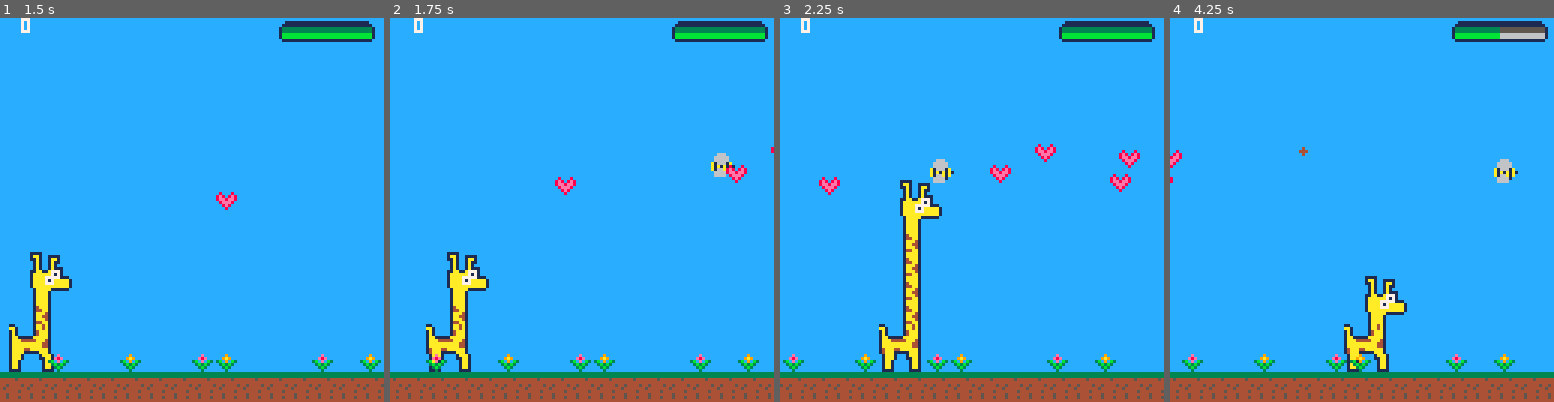
Above: before the commit, frames 1-4 (left to right).
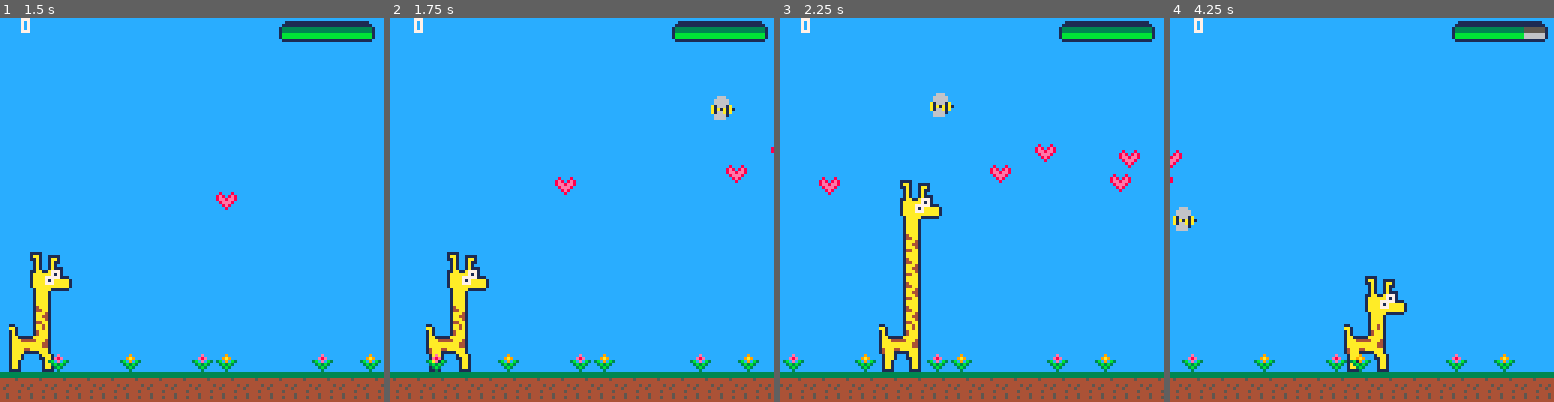
Above: after the commit, the same moments.

Repository: hanakamer/giraffe-pico8
Game: PICO-8 cartridge gir.p8
Two runs of this game, one before a commit and one after it. Both use one fixed random seed, a clock stepped at 60 frames per second and the inputs below.
Inputs:
- Up to frame 1 (1.5 s): tap X (X key) at 0.33, 1.07 s
- Up to frame 2 (1.75 s): hold Right from 1.6 s (still down)
- Up to frame 3 (2.25 s): tap X (X key) at 1.85 s; release Right at 2.1 s; hold Up from 2.15 s (still down)
- Up to frame 4 (4.25 s): release Up at 2.42 s; hold Right 2.47-3.03 s; tap X (X key) at 2.97, 4.08 s; hold Left 3.08-3.58 s; hold Down 3.63-3.97 s; hold Right from 4.02 s (still down)

Frame 1 is identical in both runs. In frame 2, 0.5% of the frame differs, in the area x 83-90%, y 20-42%; in frame 3, 0.5%; in frame 4, 0.8%, in the area x 0-93%, y 2-56%.

Commit message:
bee update

Diff:
--- a/gir.p8
+++ b/gir.p8
@@ -483,10 +483,14 @@
 	end
 
 end
-
+function randomize_y(a)
+	local y =cos(t/5)*8+cos(t/125)*8+a+40
+	return y
+end
 
 function _init()
 	t=0
+	rndom_y = 0
 	cam_x = 0
 	cam_y = 0
 	bg_color = 12
@@ -526,8 +530,7 @@
 			sp = 22,
 			x = flr(rnd(150))+ 150,
 			y =1,
-			edit = flr(rnd(20))+40,
-			hornet = rnd(1)<=0.3
+			edit = 70
 		})
 
 		add(health,{
@@ -544,7 +547,8 @@
 			sp = 6,
 			x = flr(rnd(150))+ 150,
 			y =1,
-			edit = flr(rnd(20))+40
+			edit = flr(rnd(20))+40,
+			edited =10
 		})
 	end
 
@@ -638,28 +641,26 @@
 
 	for bee in all(bees) do
 		bee.x = bee.x-3
-		if bee.hornet == true then
-			bee.y = cos(t/25)*7+cos(t/125)*4.6+cos(t/8)*7+bee.edit
-			print("hornet",bee.x,bee.y-10,8)
-		else
-			bee.y = cos(t/rnd(100))*rnd(8)+bee.edit
-		end
+		bee.y = randomize_y(rndom_y)
 		bee.box ={x1=0+bee.x,y1=0+bee.y,x2=8+bee.x,y2=8+bee.y}
 		if col(head.box,bee.box) then
 			sfx(1)
+			rndom_y = rnd(40)
 			make_explosion_ps(bee.x,bee.y)
 			bee.x = flr(rnd(50))+150
-			bee.y = cos(t/rnd(100))*rnd(8)+bee.edit
-			bee.hornet = rnd(1)<=0.3
+			bee.edited = rnd(bee.edit)
+			bee.y = randomize_y(rndom_y)
+
 			if life>0 then
 				life -=1
 			else
 				game_over()
 			end
 		elseif bee.x<0 then
-			bee.hornet = rnd(1)<=0.3
+			rndom_y = rnd(40)
 			bee.x = flr(rnd(50))+150
-			bee.y = cos(t/rnd(100))*rnd(8)+bee.edit
+			bee.edited = rnd(bee.edit)
+			bee.y = randomize_y(rndom_y)
 		end
 
 	end
Not shown, changed: gir.js
Not shown, changed: gir.p8.png
